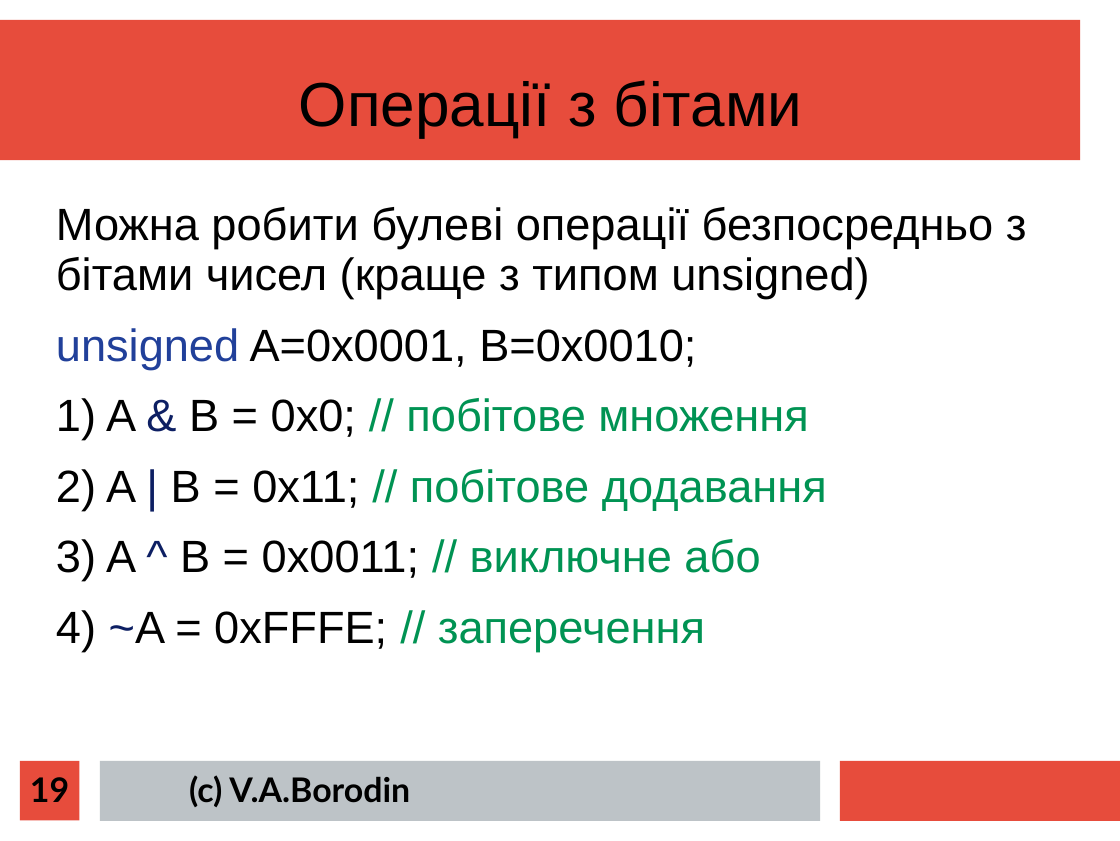
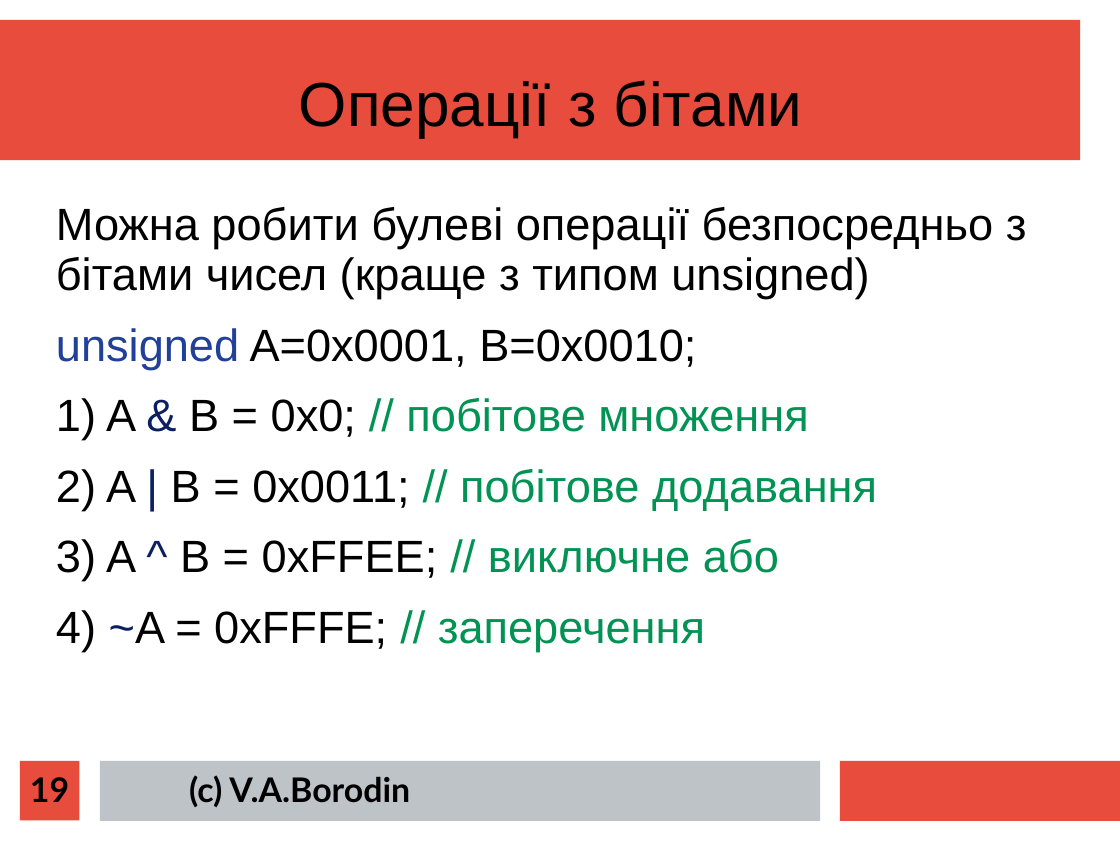
Before and after one commit to mecchmatProjects/CppCourse, a slide deck: slide 19 of Lect02/CppTutorUkr1.ppt. Drawn at 1120x841 pixels with LibreOffice and Linux fonts; fonts in the diff are those of the drawing. Boxes give left, top, right and bottom in pixels: in the first picture for what was removed or moved away, otherwise in the second. Text is boxed around its words. In the diff, an @@ line names an element or a change of style, - is before the commit and + after.

```diff
--- a/Lect02/CppTutorUkr1.ppt
+++ b/Lect02/CppTutorUkr1.ppt
@@ text at (56,469,877,581): text changed @@
-2) A | B = 0x11; // побітове додавання
-3) A ^ B = 0x0011; // виключне або
+2) A | B = 0x0011; // побітове додавання
+3) A ^ B = 0xFFEE; // виключне або
```
Also in this commit, not shown: 16 other slides changed, 1 slide added, 13 other files.
